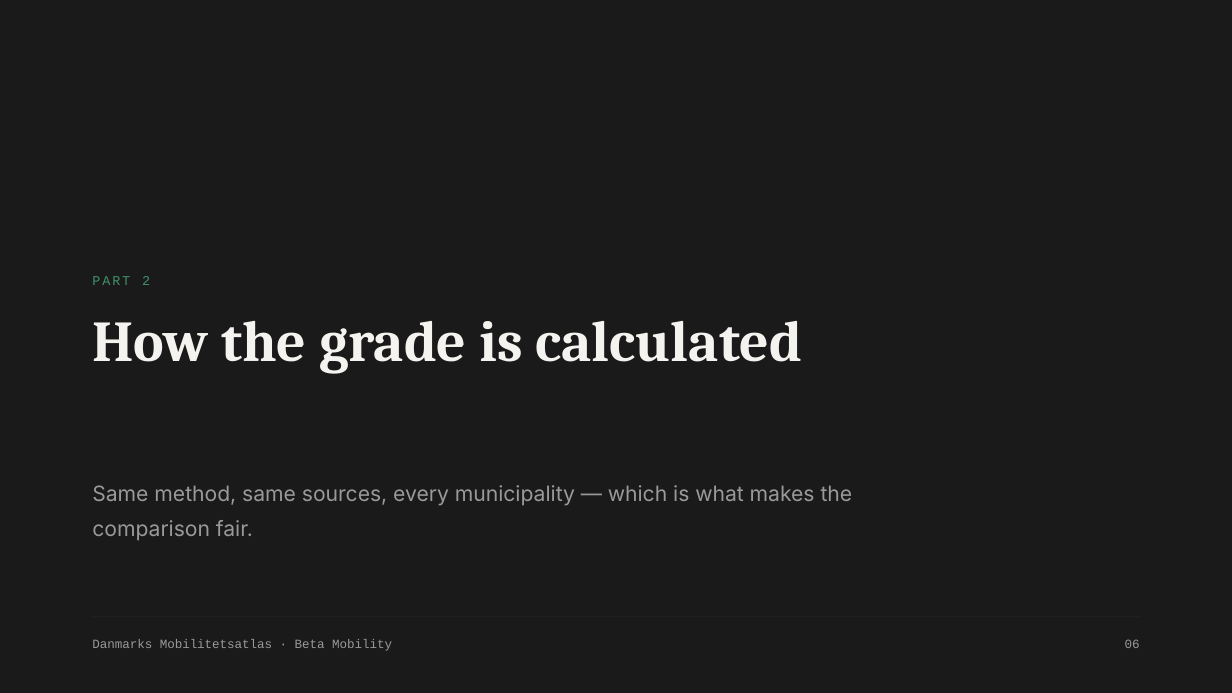
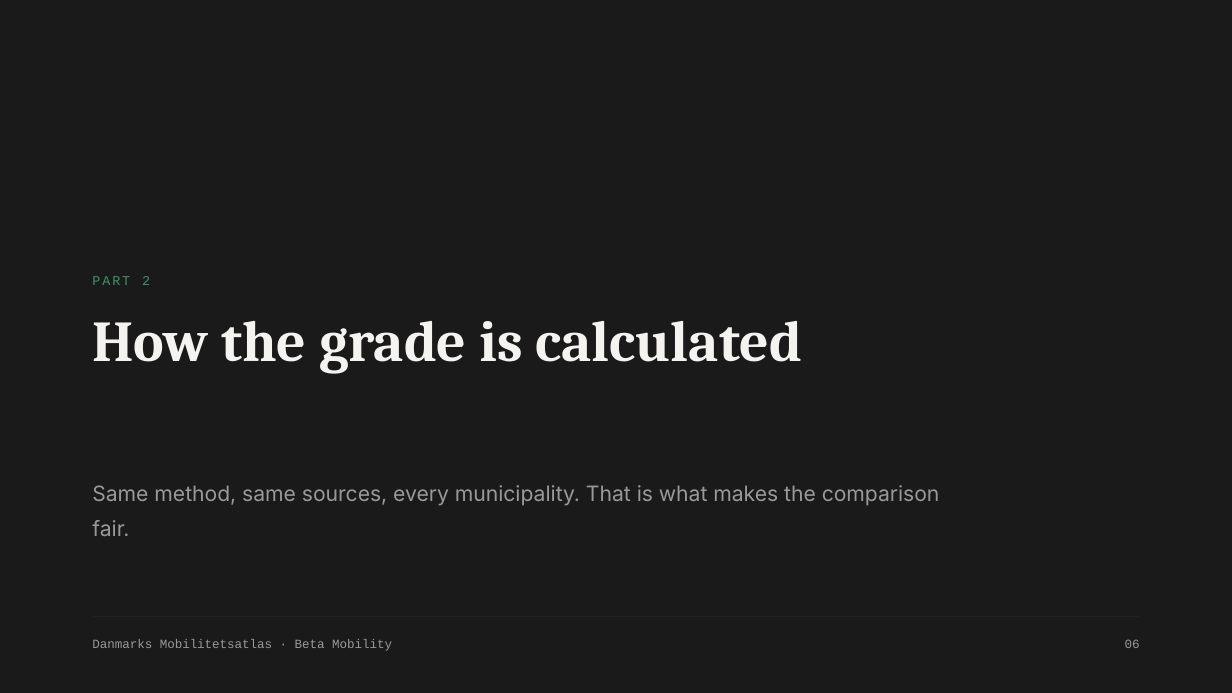
Before and after one commit to betamobility/slides, a slide deck: slide 6 of decks/mobilitetsatlas-intro/Mobilitetsatlas-introduktion.pptx. Drawn at 1232x693 pixels with LibreOffice and Linux fonts; fonts in the diff are those of the drawing. Boxes give left, top, right and bottom in pixels: in the first picture for what was removed or moved away, otherwise in the second. Text is boxed around its words. In the diff, an @@ line names an element or a change of style, - is before the commit and + after.

```diff
--- a/decks/mobilitetsatlas-intro/Mobilitetsatlas-introduktion.pptx
+++ b/decks/mobilitetsatlas-intro/Mobilitetsatlas-introduktion.pptx
@@ text at <box>92,485,940,536</box>: text changed @@
-Same method, same sources, every municipality — which is what makes the comparison fair.
+Same method, same sources, every municipality. That is what makes the comparison fair.
```
Also in this commit, not shown: 11 other slides changed, 2 other files.
